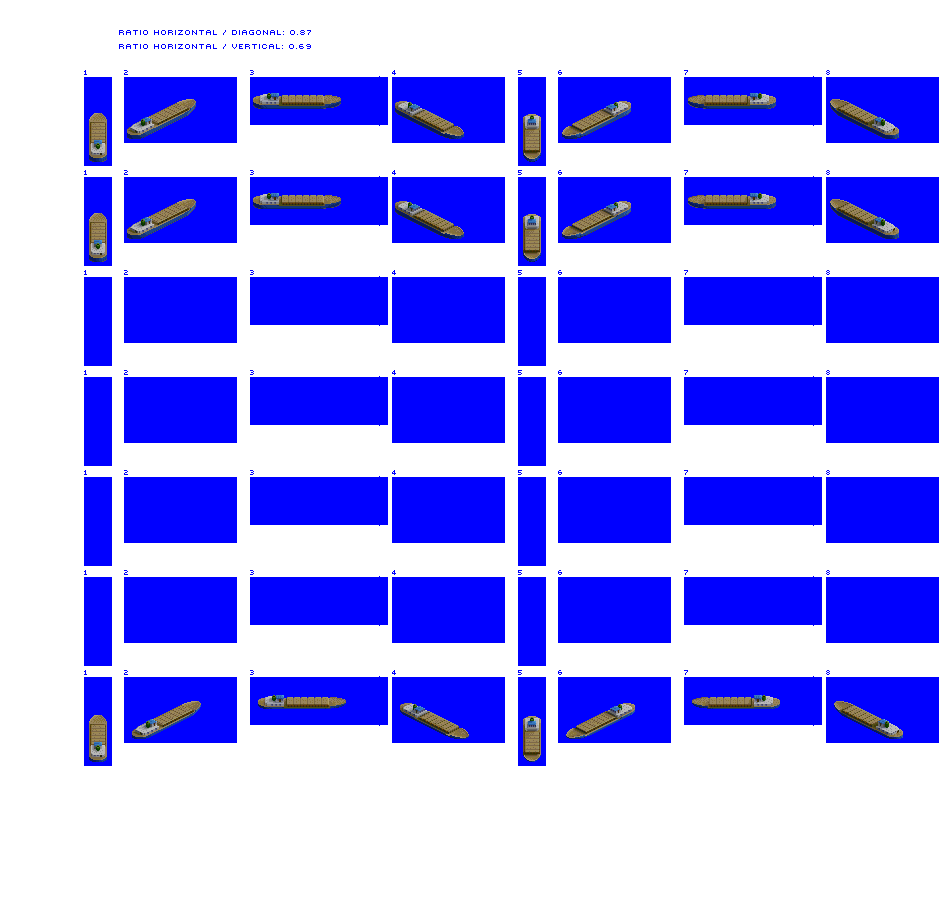
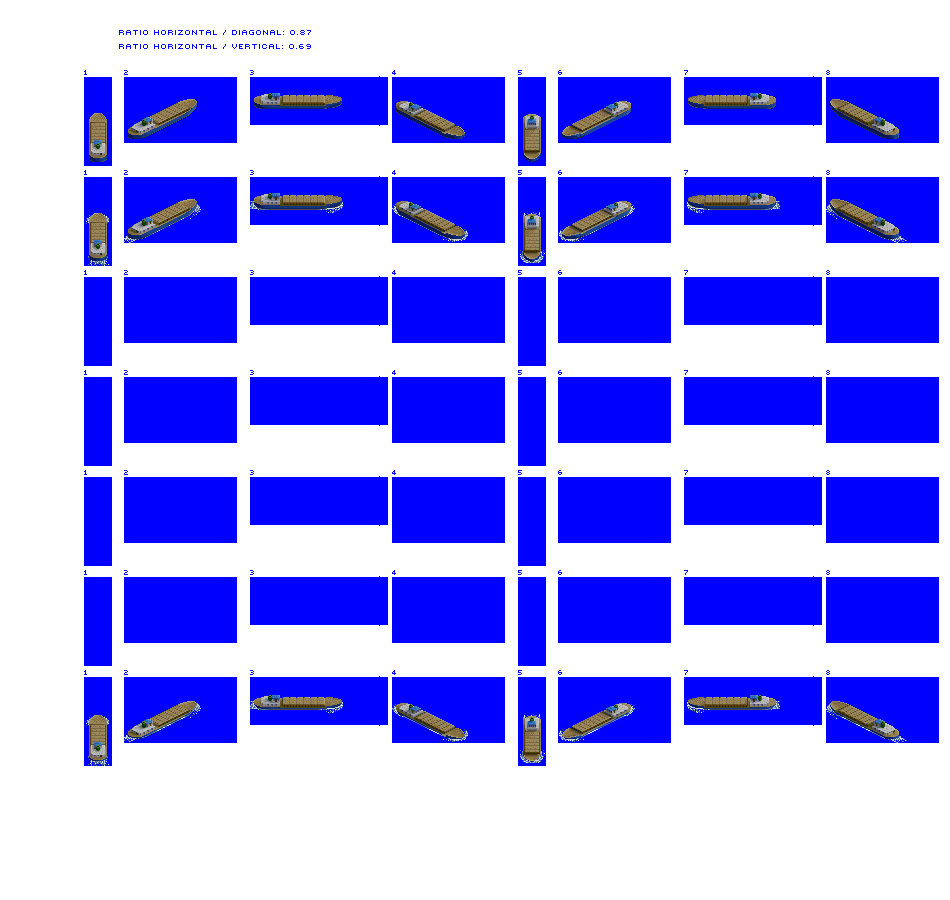
Revision of a layered (950, 900) image; what changed, layer by layer:
added layer "prop / bow wash" above "River Boat unloaded" over [86, 201, 907, 766]
painted on "River Boat unloaded" over [127, 93, 465, 239]
painted on "River Boat loaded" over [128, 695, 903, 739]
